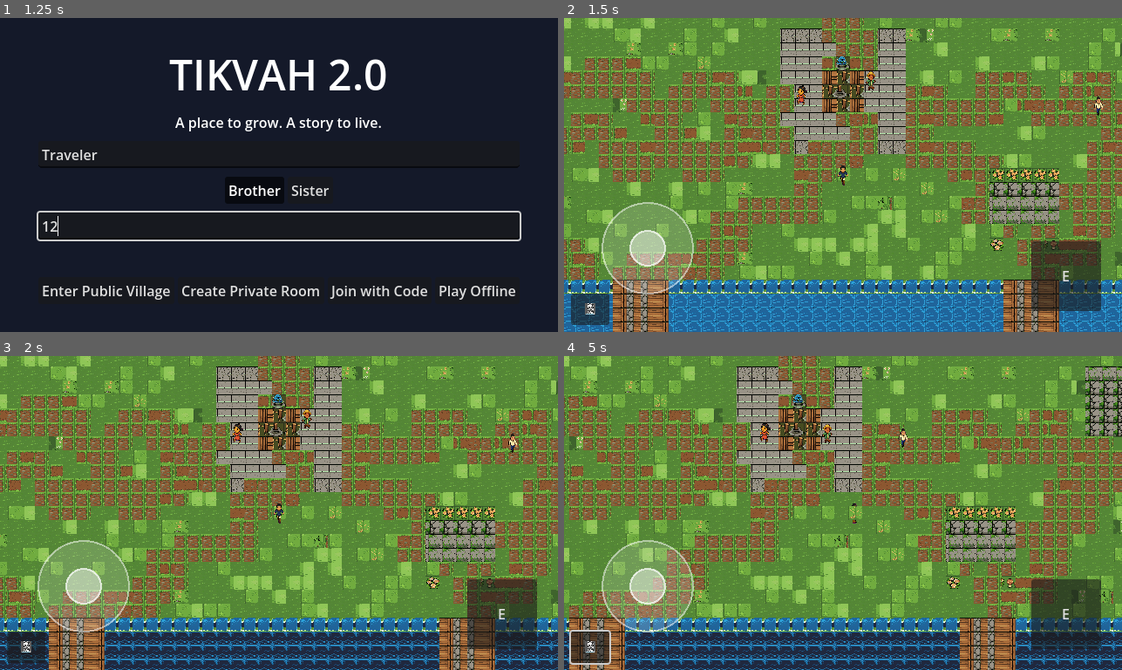
Above: before the commit, frames 1-4 (two rows, left to right).
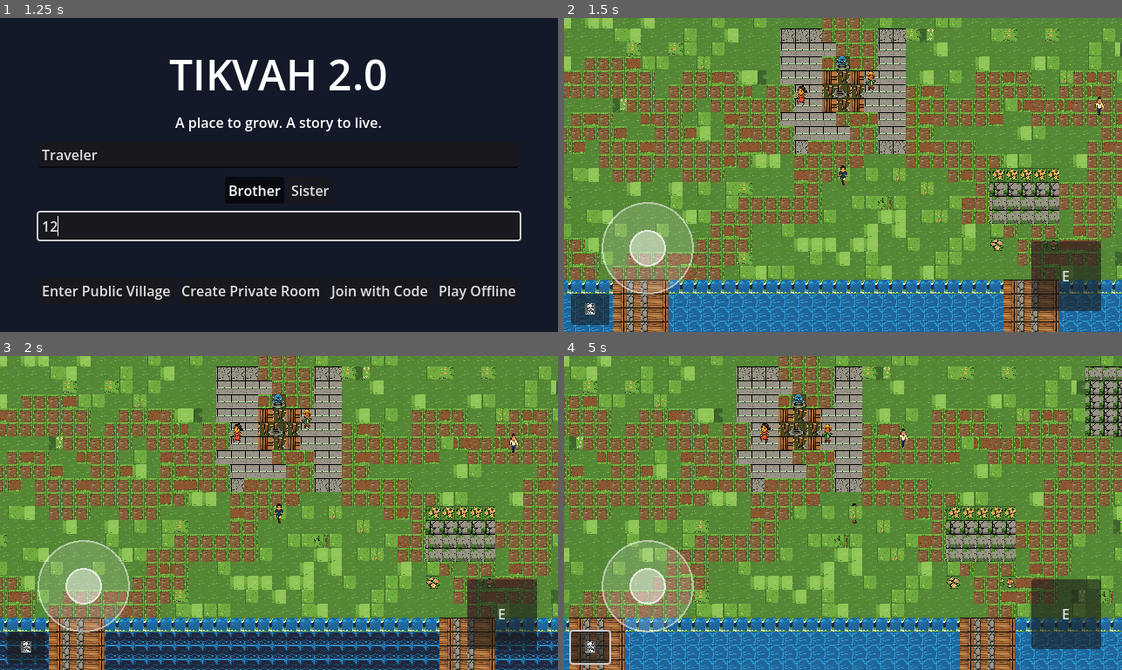
Above: after the commit, the same moments.

Repository: levioragroup-eng/project-Tikvah
Game: Godot game, scene res://scenes/boot.tscn
Same seed, same stepped clock (60 frames per second), same inputs: the game is played once before the commit and once after it. Before the commit the project starts from res://scenes/world/village.tscn.
Inputs (mouse positions are in pixels of both pictures, inside the frame that each line leads up to):
- Up to frame 1 (1.25 s): click (279, 225) at 0.52 s; type "12" at 0.6 s
- Up to frame 2 (1.5 s): click "Play Offline" at 1.25 s
- Up to frame 3 (2 s): no input
- Up to frame 4 (5 s): click "📓" at 2 s; tap Enter at 2.75 s; drag from (647, 585) to (1021, 582) at 2.77 s; drag from (731, 528) to (1021, 582) at 3.52 s; move the mouse to (898, 443) at 4.27 s; hold Right (ui_right) from 4.28 s (still down); tap E at 4.35 s

Frame 1 is identical in both runs. In frame 2, less than 0.1% of the frame differs, in the area x 95-97%, y 25-32%; in frame 3, less than 0.1%; in frame 4, 7.9%, in the area x 0-100%, y 87-100%.

Commit message:
GODOT 2.0: boot.tscn main scene (client/server selector) — exported binaries ignore -s; room-create flow; SERVER_CONTRACT updated

Diff:
--- a/godot/project.godot
+++ b/godot/project.godot
@@ -7,7 +7,7 @@
 
 config/name="TIKVAH 2.0"
 config/description="A Christian cozy life-sim: live the village rhythm, restore the Garden of Hope."
-run/main_scene="res://scenes/world/village.tscn"
+run/main_scene="res://scenes/boot.tscn"
 config/features=PackedStringArray("4.7", "GL Compatibility")
 
 [display]
--- /dev/null
+++ b/godot/scenes/boot.tscn
@@ -0,0 +1,6 @@
+[gd_scene load_steps=2 format=3]
+
+[ext_resource type="Script" path="res://scripts/multiplayer/boot.gd" id="1_boot"]
+
+[node name="Boot" type="Node"]
+script = ExtResource("1_boot")
--- /dev/null
+++ b/godot/scripts/multiplayer/boot.gd
@@ -0,0 +1,39 @@
+extends Node
+## TIKVAH 2.0 boot selector — the project's main scene.
+##
+##   Client (default): loads the village.
+##   Server (--server flag): starts the authoritative WebSocket room server
+##   in-process (no -s script override needed — exported binaries ignore -s).
+##
+## Dedicated-server launch:  ./tikvah_server.x86_64 --headless --server
+## Reads $PORT (Railway injects it; default 8081).
+
+const RoomServer := preload("res://scripts/multiplayer/tikvah_room_server.gd")
+const DEFAULT_PORT := 8081
+
+
+func _ready() -> void:
+	if "--server" in OS.get_cmdline_args():
+		_run_server()
+	else:
+		get_tree().change_scene_to_file("res://scenes/world/village.tscn")
+
+
+func _run_server() -> void:
+	var raw := OS.get_environment("PORT").strip_edges()
+	var port := DEFAULT_PORT
+	if raw != "" and raw.is_valid_int():
+		var p := int(raw)
+		if p >= 1 and p <= 65535:
+			port = p
+	var peer := WebSocketMultiplayerPeer.new()
+	var err := peer.create_server(port, "0.0.0.0")
+	if err != OK:
+		print("[tikvah-server] FATAL: create_server(%d) failed: %s" % [port, error_string(err)])
+		get_tree().quit(1)
+		return
+	var rooms: Node = RoomServer.new()
+	rooms.attach(peer)
+	add_child(rooms)
+	print("[tikvah-server] public village 'TIKVAH' created")
+	print("[tikvah-server] listening on 0.0.0.0:%d (WebSocket/TCP)" % port)
Not shown, added: godot/build/web/index.apple-touch-icon.png.import
Not shown, added: godot/build/web/index.icon.png.import
Not shown, added: godot/build/web/index.png.import
Not shown, added: godot/scripts/multiplayer/boot.gd.uid
Not shown, added: godot/build/server/tikvah_server.pck
Not shown, added: godot/build/server/tikvah_server.x86_64
Not shown, added: godot/build/web/index.apple-touch-icon.png
Not shown, added: godot/build/web/index.audio.position.worklet.js
Not shown, added: godot/build/web/index.audio.worklet.js
Not shown, added: godot/build/web/index.html
Not shown, added: godot/build/web/index.icon.png
Not shown, added: godot/build/web/index.js
(and 5 more such lines)
